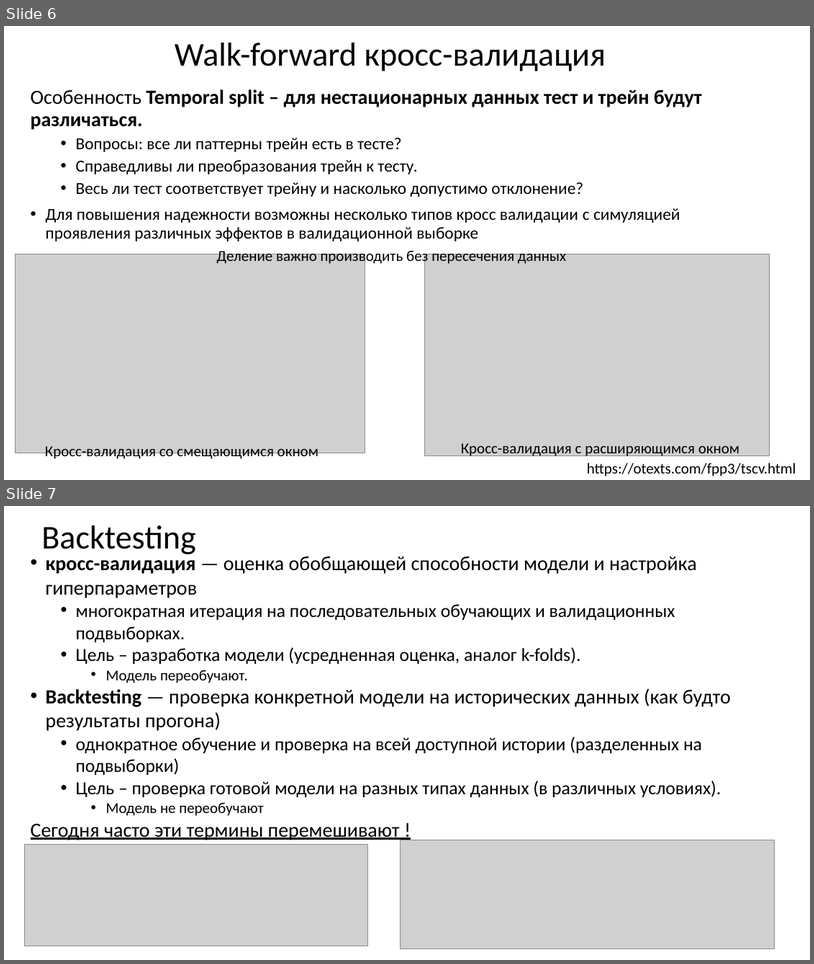
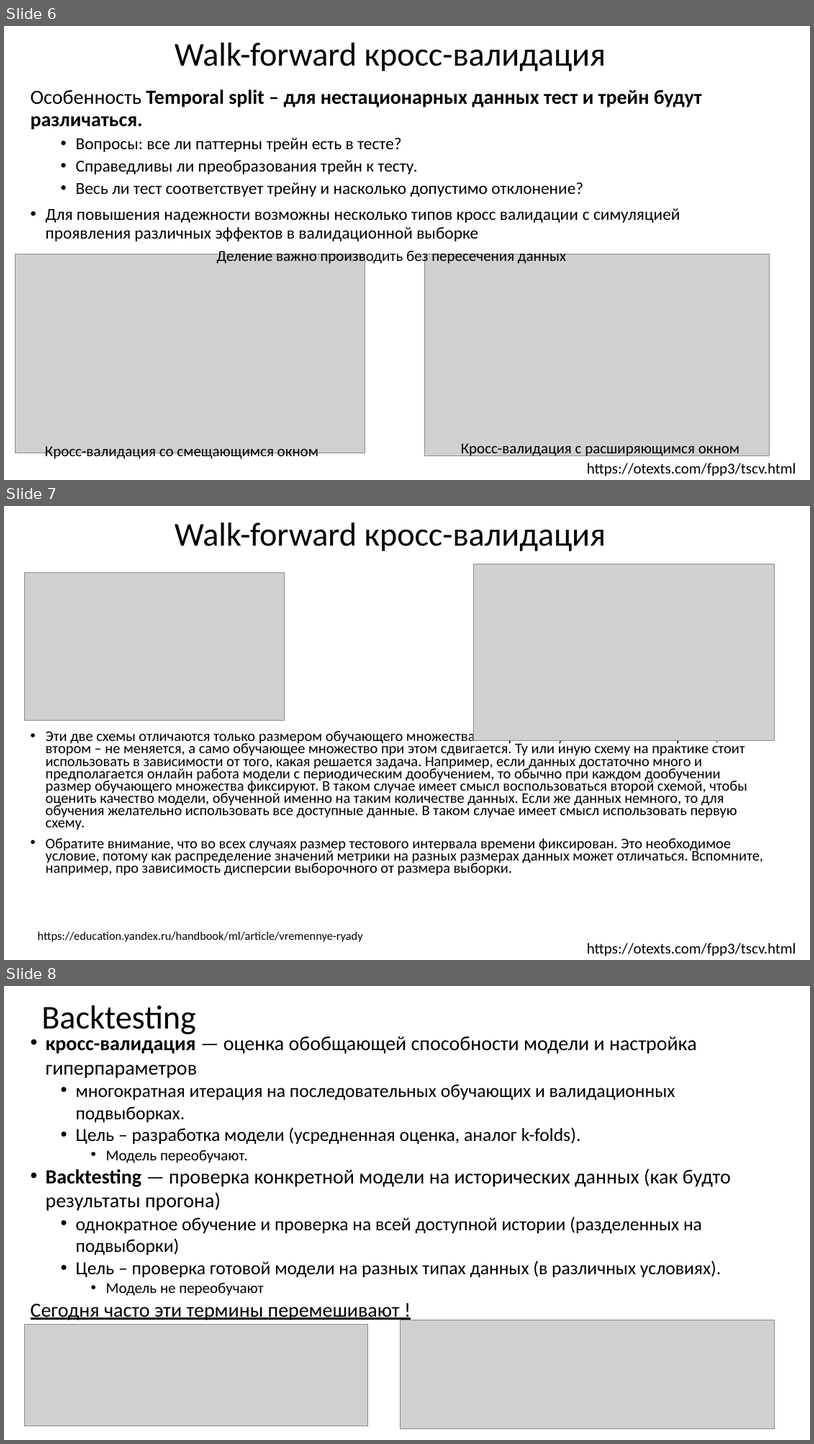
Before and after one commit to MVRonkin/TimeSeriesCourse, a slide deck: 2025/LEC/05-2 Оценка надежности предсказаний ВР.pptx. Shown one above the other, each under a label of ours: slides 6 and 7 before the commit, slides 6, 7 and 8 after it. The pictures are 814x964 and 814x1444 pixels, drawn with LibreOffice and Linux fonts; fonts in the diff are those of the drawing; grey boxes stand for pictures. Boxes give left, top, right and bottom in pixels: in the first picture for what was removed or moved away, otherwise in the second. Text is boxed around its words. In the diff, an @@ line names an element or a change of style, - is before the commit and + after.

```diff
--- a/2025/LEC/05-2 Оценка надежности предсказаний ВР.pptx
+++ b/2025/LEC/05-2 Оценка надежности предсказаний ВР.pptx
@@ slide 7 added at [4,506,810,960], background #FFFFFF @@
@@ title added at [175,523,606,551], 39.6 pt, text #000000 @@
+Walk-forward кросс-валидация
@@ picture added at [473,564,775,740] @@
@@ picture added at [25,572,285,720] @@
@@ text added at [46,728,764,875], 17.5 pt, text #000000 @@
+• Эти две схемы отличаются только размером обучающего множества. В первом случае он постоянно растет, во втором – не меняется, а само обучающее множество при этом сдвигается. Ту или иную схему на практике стоит использовать в зависимости от того, какая решается задача. Например, если данных достаточно много и предполагается онлайн работа модели с периодическим дообучением, то обычно при каждом дообучении размер обучающего множества фиксируют. В таком случае имеет смысл воспользоваться второй схемой, чтобы оценить качество модели, обученной именно на таким количестве данных. Если же данных немного, то для обучения желательно использовать все доступные данные. В таком случае имеет смысл использовать первую схему.
+• Обратите внимание, что во всех случаях размер тестового интервала времени фиксирован. Это необходимое условие, потому как распределение значений метрики на разных размерах данных может отличаться. Вспомните, например, про зависимость дисперсии выборочного от размера выборки.
@@ text added at [38,931,363,942], 14 pt, text #000000 @@
+https://education.yandex.ru/handbook/ml/article/vremennye-ryady
@@ text added at [587,942,797,956], 18 pt, text #000000 @@
+https://otexts.com/fpp3/tscv.html
@@ what was slide 7 is now slide 8 @@
```
Also in this commit, not shown: 2 slides changed, 3 other files.
